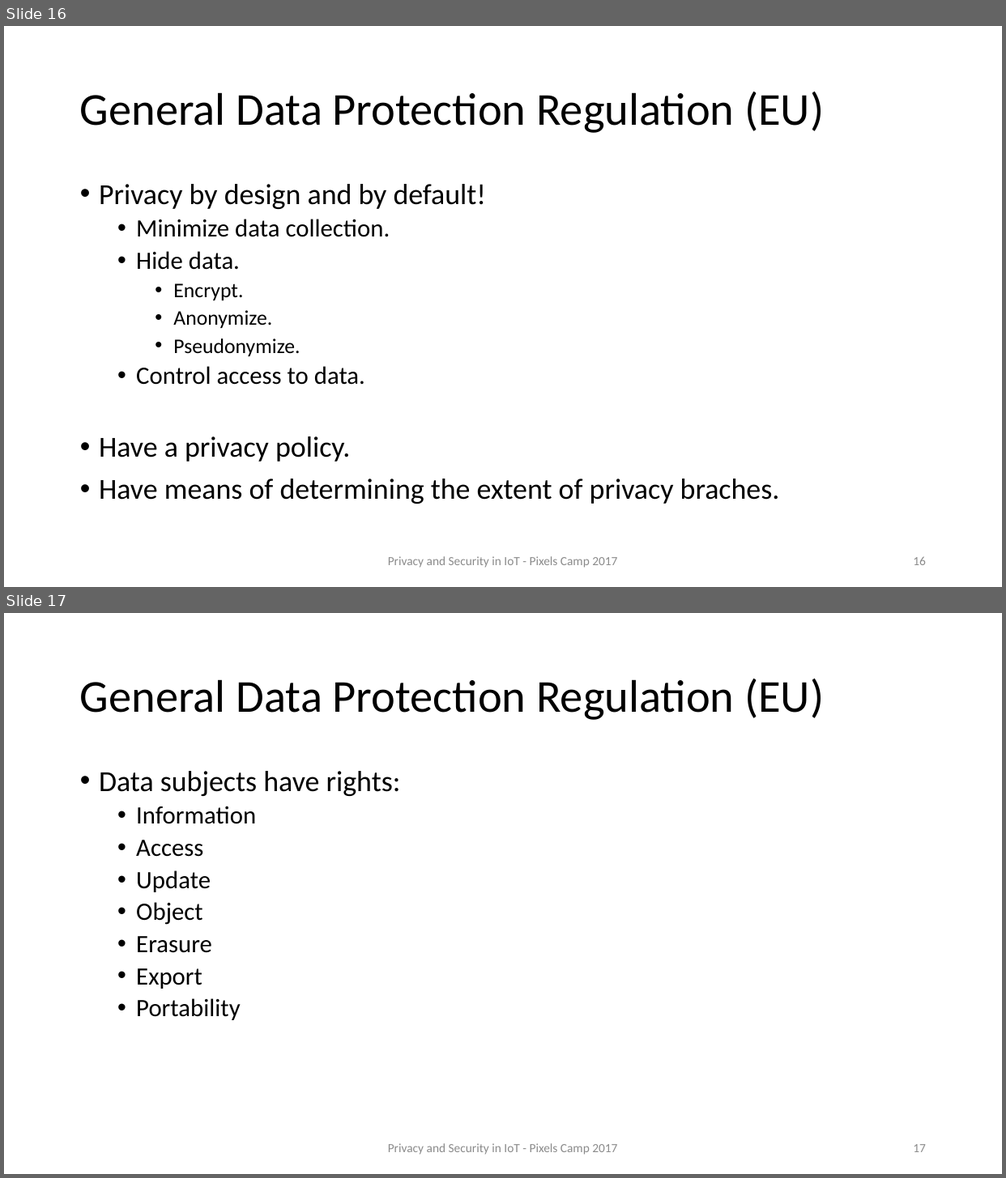
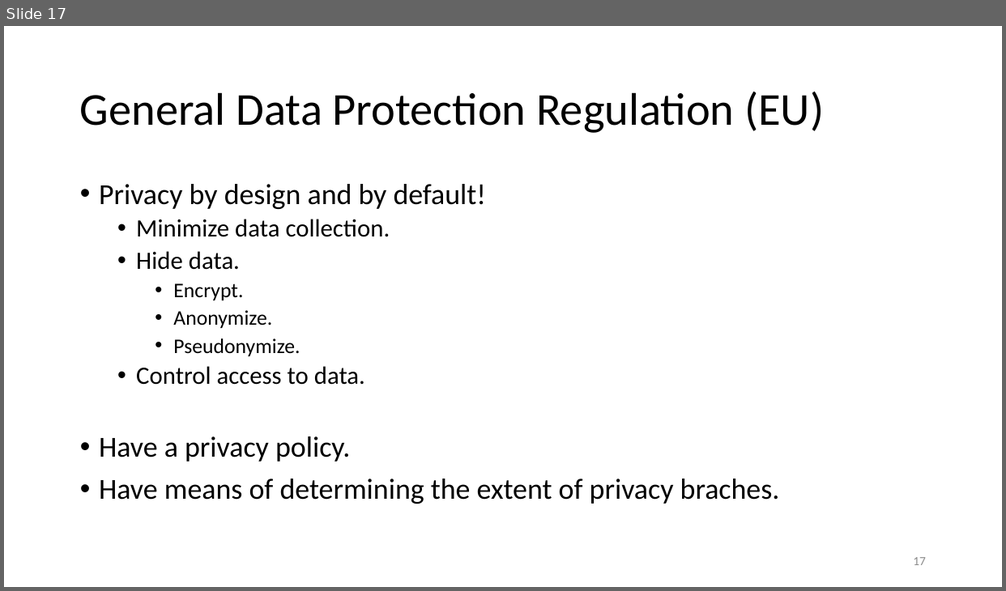
Before and after one commit to vveloso/talks, a slide deck: Privacy and Security in IoT/Privacy and Security in IoT.pptx. Shown one above the other, each under a label of ours: slides 16 and 17 before the commit, slide 17 after it. The pictures are 1006x1178 and 1006x591 pixels, drawn with LibreOffice and Linux fonts; fonts in the diff are those of the drawing. Boxes give left, top, right and bottom in pixels: in the first picture for what was removed or moved away, otherwise in the second. Text is boxed around its words. In the diff, an @@ line names an element or a change of style, - is before the commit and + after.

```diff
--- a/Privacy and Security in IoT/Privacy and Security in IoT.pptx
+++ b/Privacy and Security in IoT/Privacy and Security in IoT.pptx
@@ slide 17 removed at (4,613,1002,1174), background #FFFFFF @@
@@ title removed at (80,679,824,720) @@
-General Data Protection Regulation (EU)
@@ text removed at (99,771,401,1020) @@
-• Data subjects have rights:
-  • Information
-  • Access
-  • Update
-  • Object
-  • Erasure
-  • Export
-  • Portability
@@ text removed at (388,1144,617,1155) @@
-Privacy and Security in IoT - Pixels Camp 2017
@@ page number removed at (913,1144,926,1152) @@
-17
@@ what was slide 16 is now slide 17 @@
@@ slide 17 changed as well @@
@@ text removed at (388,557,617,568) @@
-Privacy and Security in IoT - Pixels Camp 2017
@@ page number at (913,557,926,565): text changed @@
-16
+17
```
Also in this commit, not shown: 15 other slides changed, 2 slides added, 1 other slide removed.
